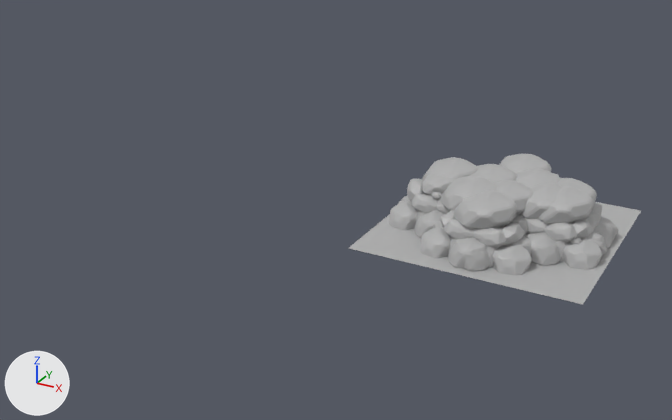
A saved change to the FBX model Assets/Models/fbx/maps/technology-map.fbx.
Before and after are seen from a 50 mm camera at (60.2, -187.6, 89.4) aimed at (-33.8, -16.7, 3.9). Arrows for +X, +Y and +Z are at lower left; the lights stay in place. The first picture is the older version. Where no turn or scale is listed for an object, it has been applied to the vertices.
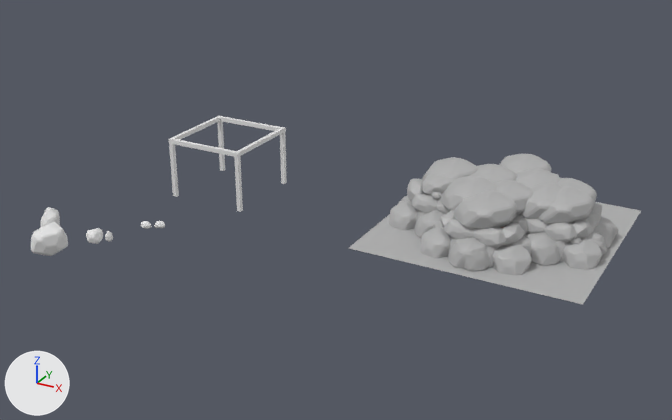
Changed parts and their boxes (x1, y1, x2, y2) in the pictures (672 x 420 px):
'Cube.010', added: after (169, 121, 287, 212)
'Icosphere.021', added: after (31, 222, 68, 256)
'Cube.011', added: after (169, 116, 281, 157)
'Cube.013', added: after (168, 116, 286, 157)
'Icosphere.022', added: after (40, 207, 60, 228)
'Icosphere.020', added: after (86, 228, 103, 244)
'Icosphere.018', added: after (105, 231, 113, 242)
'Icosphere.017', added: after (141, 221, 152, 229)
'Icosphere', added: after (155, 221, 165, 228)

What the commit changed:
Mesh me_cube_011 is new.
It consists of a box spanning x -0.5..0.5, y -0.5..0.5, z -7.0..7.0; a box spanning x 18.5..19.5, y -0.5..0.5, z -7.0..7.0; a box spanning x -0.5..0.5, y -20.3..-19.3, z -7.0..7.0; a box spanning x 18.5..19.5, y -20.3..-19.3, z -7.0..7.0.
Mesh me_icosphere_015 is new.
It has 170 vertices, 172 faces and spans x -1.88..1.72, y -1.92..1.93, z -1.53..1.51.
Mesh me_icosphere_017 is new.
It has 132 vertices, 134 faces and spans x -2.42..2.41, y -2.3..2.3, z -3.74..3.61.
Mesh me_icosphere_013 is new.
It has 130 vertices, 132 faces and spans x -0.83..0.82, y -0.82..0.82, z -1.16..1.29.
Mesh me_icosphere_016 is new.
It has 146 vertices, 148 faces and spans x -4.02..4.14, y -4.03..4.03, z -3.77..3.23.
Mesh me_icosphere is new.
It has 146 vertices, 148 faces and spans x -1.32..1.23, y -0.81..0.82, z -0.84..0.81.
Mesh me_cube_014 is new.
It consists of a box spanning x -0.5..0.5, y -10.4..10.4, z -0.5..0.5; a box spanning x 18.7..19.7, y -10.4..10.4, z -0.5..0.5.
Mesh me_icosphere_011 is new.
It has 130 vertices, 132 faces and spans x -1.42..1.44, y -0.82..0.82, z -0.8..0.84.
Mesh me_cube_012 is new.
It consists of a box spanning x -10.0..10.0, y -0.5..0.5, z -0.5..0.5; a box spanning x -10.0..10.0, y -20.4..-19.4, z -0.5..0.5.
Object 'Cube.010' (ob_cube_010) is new; it shows me_cube_011.
Its location is (-76.5, -1.0, 7.3).
Object 'Icosphere.020' (ob_icosphere_020) is new; it shows me_icosphere_015.
Its location is (-78.5, -47.6, 0.0).
Object 'Icosphere.022' (ob_icosphere_022) is new; it shows me_icosphere_017.
Its location is (-90.9, -48.8, 1.0).
Object 'Icosphere.018' (ob_icosphere_018) is new; it shows me_icosphere_013.
Its location is (-75.6, -46.4, 0.0).
Object 'Icosphere.021' (ob_icosphere_021) is new; it shows me_icosphere_016.
Its location is (-87.0, -53.5, 0.0).
Object 'Icosphere' (ob_icosphere) is new; it shows me_icosphere.
Its location is (-68.5, -37.0, 0.7).
Object 'Cube.013' (ob_cube_013) is new; it shows me_cube_014.
Its location is (-76.7, -10.9, 14.6).
Object 'Icosphere.017' (ob_icosphere_017) is new; it shows me_icosphere_011.
Its location is (-71.3, -38.7, 0.7).
Object 'Cube.011' (ob_cube_011) is new; it shows me_cube_012.
Its location is (-67.0, -1.0, 14.5).
